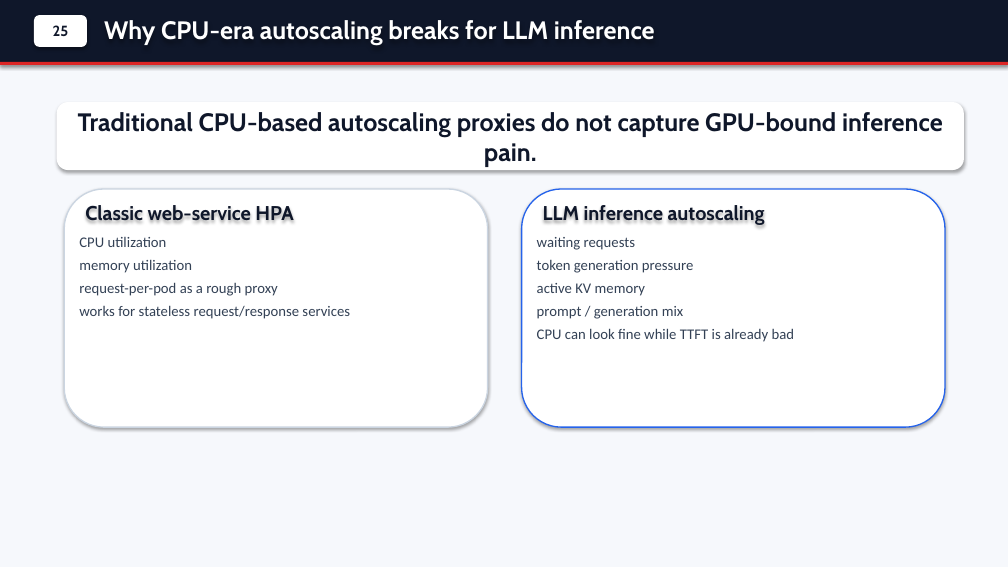
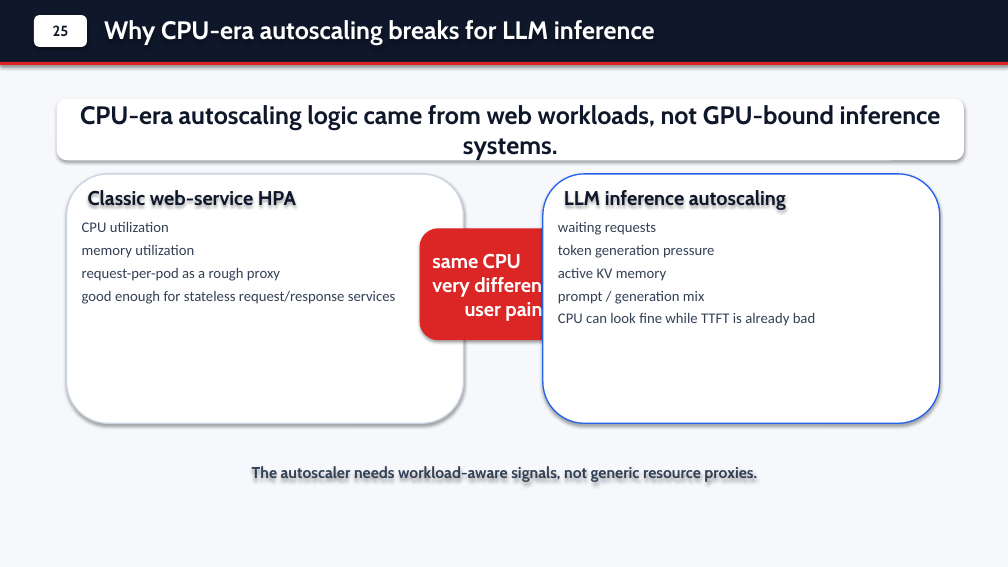
Before and after one commit to andyzhangx/demo, a slide deck: slide 26 of llm/kubecon-na-2026-pd-disaggregation.pptx. Drawn at 1008x567 pixels with LibreOffice and Linux fonts; fonts in the diff are those of the drawing. Boxes give left, top, right and bottom in pixels: in the first picture for what was removed or moved away, otherwise in the second. Text is boxed around its words. In the diff, an @@ line names an element or a change of style, - is before the commit and + after.

```diff
--- a/llm/kubecon-na-2026-pd-disaggregation.pptx
+++ b/llm/kubecon-na-2026-pd-disaggregation.pptx
@@ rounded rectangle "CPU-era autoscaling logic came from ...": place and size @@
-rounded rectangle "CPU-era autoscaling logic came from ..." at box(57, 102, 964, 170)
+rounded rectangle "CPU-era autoscaling logic came from ..." at box(57, 98, 964, 160)
@@ text in rounded rectangle at box(80, 105, 941, 160): text changed @@
-Traditional CPU-based autoscaling proxies do not capture GPU-bound inference pain.
+CPU-era autoscaling logic came from web workloads, not GPU-bound inference systems.
@@ rounded rectangle: place and size @@
-rounded rectangle at box(64, 189, 488, 427)
+rounded rectangle at box(67, 174, 464, 423)
@@ rounded rectangle: place and size @@
-rounded rectangle at box(522, 189, 945, 427)
+rounded rectangle at box(543, 174, 940, 423)
@@ text "Classic web-service HPA": place and size @@
-text "Classic web-service HPA" at box(85, 205, 293, 221)
+text "Classic web-service HPA" at box(88, 190, 296, 206)
@@ text "LLM inference autoscaling": place and size @@
-text "LLM inference autoscaling" at box(543, 205, 765, 225)
+text "LLM inference autoscaling" at box(564, 190, 786, 210)
@@ text "CPU utilization": place and size @@
-text "CPU utilization" at box(79, 237, 350, 319)
+text "CPU utilization" at box(82, 221, 396, 304)
@@ rounded rectangle added at box(420, 228, 588, 340), fill #DC2626, 19 pt, text #FFFFFF, bold @@
+same CPU
+very different
+user pain
@@ text "waiting requests": place and size @@
-text "waiting requests" at box(537, 237, 794, 342)
+text "waiting requests" at box(558, 222, 815, 326)
@@ text at box(82, 291, 396, 304): text changed @@
-works for stateless request/response services
+good enough for stateless request/response services
@@ text added at box(252, 466, 757, 482), 15 pt, text #334155, bold @@
+The autoscaler needs workload-aware signals, not generic resource proxies.
```
Also in this commit, not shown: 4 other slides changed, 1 other file.
